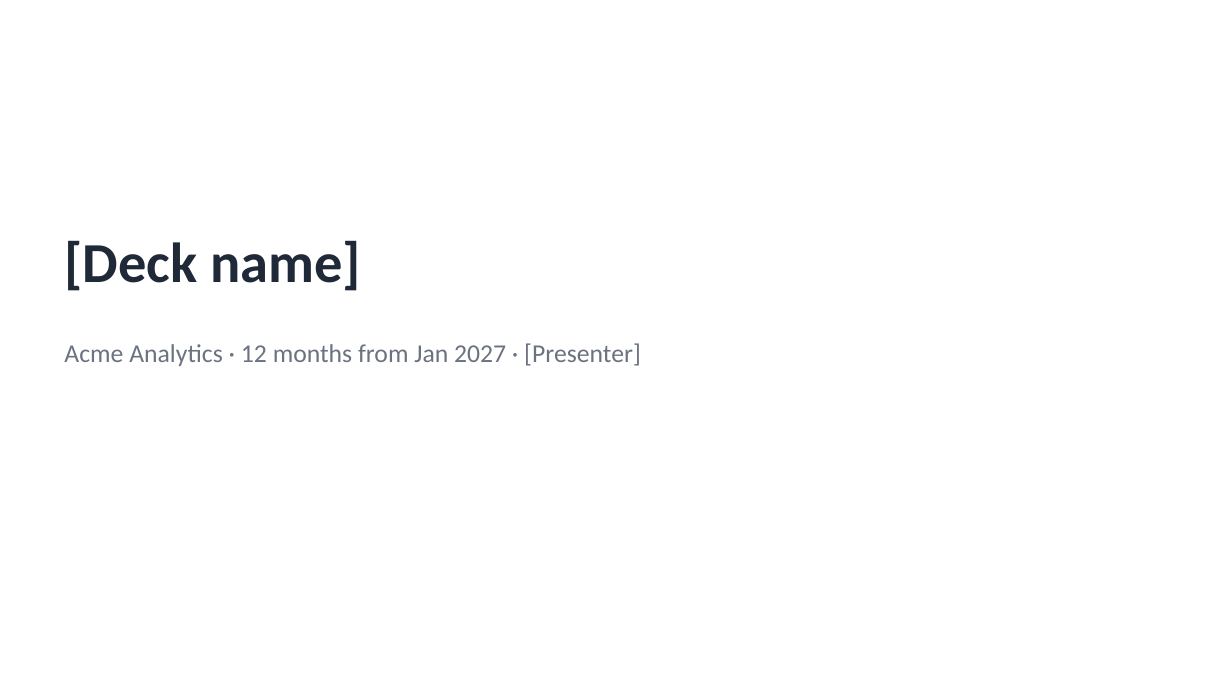
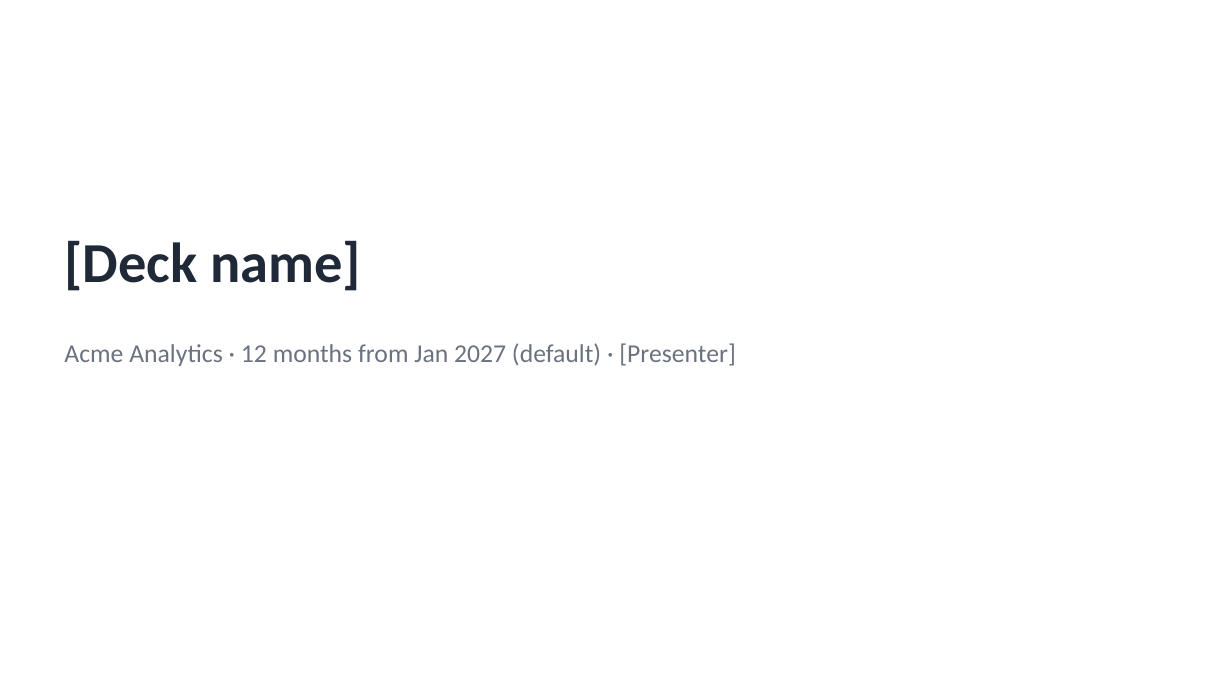
Before and after one commit to redavio/performance-marketing-playbook, a slide deck: slide 1 of examples/acme/slide-template.pptx. Drawn at 1232x693 pixels with LibreOffice and Linux fonts; fonts in the diff are those of the drawing. Boxes give left, top, right and bottom in pixels: in the first picture for what was removed or moved away, otherwise in the second. Text is boxed around its words. In the diff, an @@ line names an element or a change of style, - is before the commit and + after.

```diff
--- a/examples/acme/slide-template.pptx
+++ b/examples/acme/slide-template.pptx
@@ text at bbox=[64, 343, 736, 366]: text changed @@
-Acme Analytics · 12 months from Jan 2027 · [Presenter]
+Acme Analytics · 12 months from Jan 2027 (default) · [Presenter]
```
Also in this commit, not shown: 18 other files.
